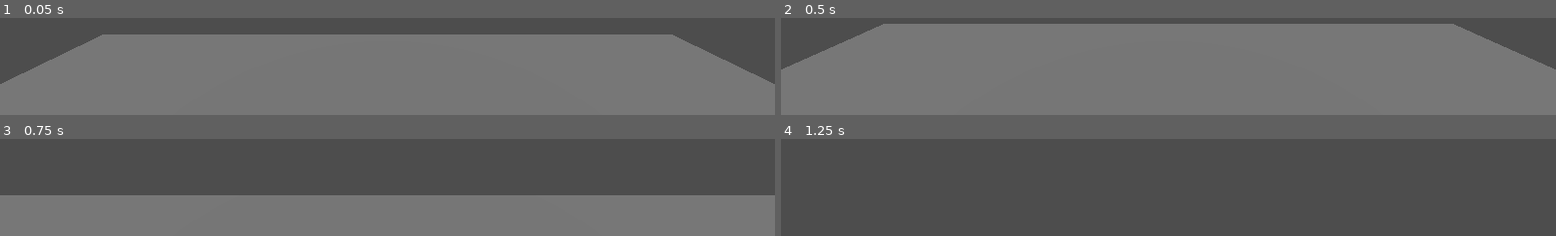
Above: before the commit, frames 1-4 (two rows, left to right).
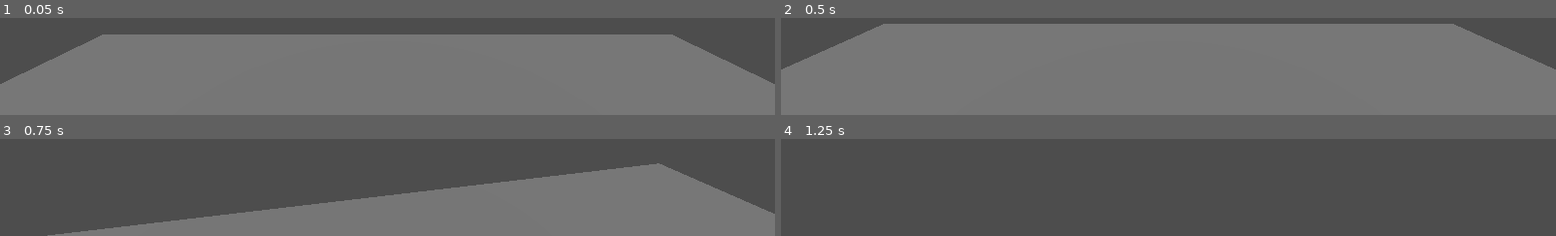
Above: after the commit, the same moments.

Repository: ROKAMETISM/3DPractice1
Game: Godot game, scene res://Scenes/world.tscn
The game is run twice, just before and just after one commit, with the same random seed, the same clock (stepped at 60 frames per second) and the same inputs.
Inputs (mouse positions are in pixels of both pictures, inside the frame that each line leads up to):
- Up to frame 1 (0.05 s): no input
- Up to frame 2 (0.5 s): no input
- Up to frame 3 (0.75 s): tap Enter at 0.5 s; move the mouse to (outside the picture) at 0.52 s; hold W (move_forward) from 0.53 s (still down)
- Up to frame 4 (1.25 s): keep holding W (move_forward); tap Space (jump) at 0.77 s

Frames 1-2 are identical in both runs. In frame 3, 19% of the frame differs, in the area x 0-100%, y 25-100%; in frame 4, nothing differs.
Error before the commit: Attempt to call function 'rotate_y' in base 'null instance' on a null instance. (res://Scripts/player.gd:14)

Commit message:
Implement Camera control with mouse

Diff:
--- a/Scenes/player.tscn
+++ b/Scenes/player.tscn
@@ -17,6 +17,8 @@
 shape = SubResource("ConvexPolygonShape3D_f60y1")
 
 [node name="HeadPivot" type="Node3D" parent="."]
+unique_name_in_owner = true
 transform = Transform3D(1, 0, 0, 0, 1, 0, 0, 0, 1, 0, 0.5812924, 0)
 
 [node name="Camera3D" type="Camera3D" parent="HeadPivot"]
+unique_name_in_owner = true
--- a/Scripts/player.gd
+++ b/Scripts/player.gd
@@ -2,7 +2,7 @@
 
 const SPEED := 5.0
 const JUMP_VELOCITY := 4.5
-const SENSITIVITY := 0.03
+const SENSITIVITY := 0.003
 #Get the gravity from the project settings to be synced with Rigidbody nodes.
 var gravity : float = ProjectSettings.get_setting("physics/3d/default_gravity")
 @onready var headpivot = %HeadPivot
